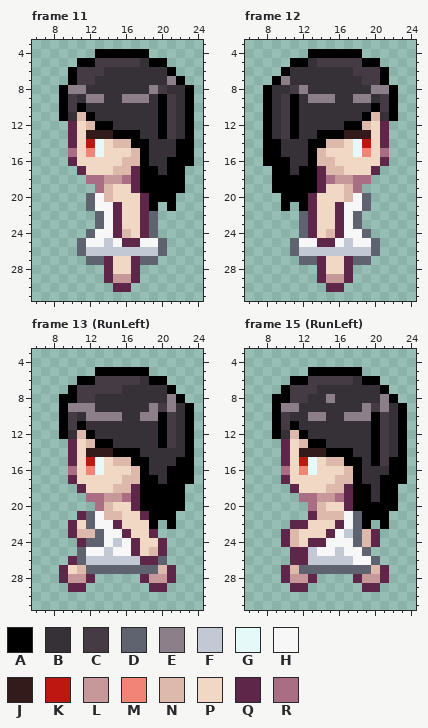
Pixel-art file -- _Data/BlackHair.aseprite. The picture above was drawn from the file before the commit.
32x32 pixels, 20 frames. Shown: frame 11: x 6..24, y 3..31; frame 12: x 6..24, y 3..31; frame 13 (RunLeft): x 6..24, y 3..31; frame 15 (RunLeft): x 6..24, y 3..31. The commit also changed other frames, which this record leaves out.
Palette (. is transparent): A #000000  B #353136  C #443b44  D #5e636f  E #8d7f8a  F #c2c9d4  G #e5f9f8  H #f7f7f7  J #341b1b  K #be1712  L #c7989a  M #f18476  N #ddb9ac  P #f0d8c5  Q #5e2749  R #a96e83
Pixels before, frame 11, first column x 9:
 4 ....AAAAAA.....
 5 ..AACCCCCBAA...
 6 .ACCCBBBBBBBA..
 7 .ACCBBBBBBBBEA.
 8 AEEBBBBBBBECBBA
 9 ACBEEBBEEEBACBA
10 ACABBBBBBBBACBA
11 ABNABBBBBBBACBA
12 .QPNAABBBBBACBA
13 .QPJJJAAABBACBA
14 .QPKGPNNAABBBAA
15 .RPMGPPPNABBBAA
16 .QPPPPPNNABBAAA
17 ..QPPPNNQAABAA.
18 ...RRLLRQAAAAA.
19 ....RNPPQAAAAA.
20 ...DHNPPPQAAA..
21 ...DHHQPPQA.A..
22 ....DHQPPQD....
23 ....DHQPPQD....
24 ...DHHQNPQD....
25 ..DHHFHQQHHD...
26 ..DFFFFFFFFD...
27 ...DDQPPQDD....
28 .....QPPQ......
29 .....QLLQ......
30 ......QQ.......
Pixels before, frame 12, first column x 8:
 4 .....AAAAAA....
 5 ...AABCCCCCAA..
 6 ..ABBBBBBBCCCA.
 7 .AEBBBBBBBBCCA.
 8 ABBCEBBBBBBBEEA
 9 ABCABEEEBBEEBCA
10 ABCABBBBBBBBACA
11 ABCABBBBBBBANBA
12 ABCABBBBBAANPQ.
13 ABCABBAAAJJJPQ.
14 AABBBAANNPGKPQ.
15 AABBBANPPPGMPR.
16 AAABBANNPPPPPQ.
17 .AABAAQNNPPPQ..
18 .AAAAAQRLLRR...
19 .AAAAAQPPNR....
20 ..AAAQPPPNHD...
21 ..A.AQPPQHHD...
22 ....DQPPQHD....
23 ....DQPPQHD....
24 ....DQPNQHHD...
25 ...DHHQQHFHHD..
26 ...DFFFFFFFFD..
27 ....DDQPPQDD...
28 ......QPPQ.....
29 ......QLLQ.....
30 .......QQ......
Pixels before, frame 13 (RunLeft), first column x 9:
 5 ....AAAAAA.....
 6 ..AACCCCCBAA...
 7 .ACCCCCBBBBBA..
 8 AACCBBBBBBBBEA.
 9 AEEEBBBBBBECEBA
10 ACBEEEEBBEEACBA
11 ACABBBBBBBBACBA
12 ABNABBBBBBBACBA
13 .QPNAABBBBBACBA
14 .QPJJJAAABBBBBA
15 .QPKGPNNAABBBAA
16 .RPMGPPPNABBAAA
17 .QPPPPPNNAABAAA
18 ..QPPPNNQAAAAA.
19 ...RRLLRQAAAAA.
20 ....RNPPQAAAAA.
21 ..QDHNNPPQAAA..
22 .QPDHHQPPPA.A..
23 .QNNDHHQPPQ....
24 ..QDDHFHQPPQ...
25 ..DHHFHHQPNQ...
26 .QDFFFFFFQQD...
27 QPNDDDDDDDDNQ..
28 QLLQ.....QLLQ..
29 .QQ.......QQ...
Pixels before, frame 15 (RunLeft), first column x 9:
 5 ....AAAAAA.....
 6 ..AACCCCCBAA...
 7 .ACCCBBBBBBBA..
 8 AACCBBEBBBBBEA.
 9 AEEBBBBBBBECEBA
10 ACBBEEBBEEEACBA
11 ACABBBBBBBBACBA
12 ABNABBBBBBBACBA
13 .QPNAABBBBBACBA
14 .QPJJJAAABBACBA
15 .QPKGPNNAABACAA
16 .RPMGPPPNABBBAA
17 .QPPPPPNNABBAAA
18 ..QPPPNNQAABAA.
19 ...RRLLRQAABAA.
20 ....RNPPQAAAAA.
21 ....QNNNHDAAA..
22 ..QQPPPQHDA.A..
23 .QNPPPQHFDNQ...
24 .QNPQQHHHDNQ...
25 ..QQFHHFHHD....
26 ..QQFFFFFHHD...
27 .QNDDDDDDDDNQ..
28 .QLLQ....QLLQ..
29 ..QQ......QQ...
And afterwards:
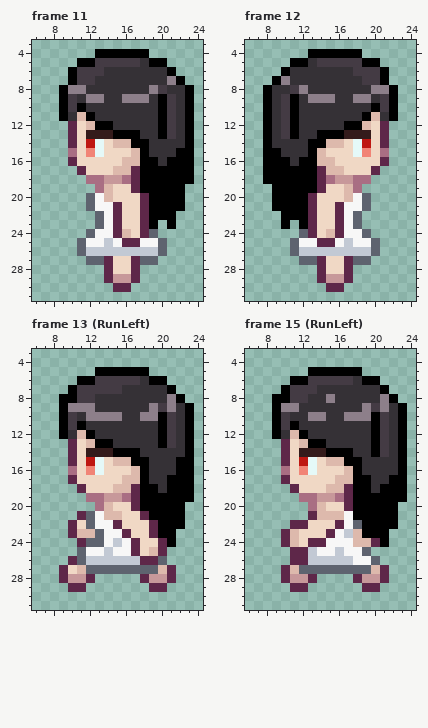
Diff:
Frame 11, layer "Layer 1":
The author put colour A in rows 17 to 18 at x 23; in row 20 at x 22; in row 21 at x 20 and 22; in row 22 at x 20 to 21; in row 23 at x 21.
Colour B becomes colour A in row 16 at x 19; in row 17 at x 20.
Colour D becomes colour A in rows 22 to 23 at x 19.
Colour A becomes colour B in row 14 at x 22.
Frame 12, layer "Layer 1":
The author put colour A in rows 17 to 18 at x 8; in row 20 at x 9; in row 21 at x 9 and 11; in row 22 at x 10 to 11; in row 23 at x 10.
Colour B becomes colour A in row 16 at x 12; in row 17 at x 11.
Colour D becomes colour A in rows 22 to 23 at x 12.
Colour A becomes colour B in row 14 at x 9.
Frame 13 (RunLeft), layer "Layer 1":
The author put colour A in rows 18 to 19 at x 23; in row 21 at x 22; in row 22 at x 20 and 22; in row 23 at x 20 to 21; in row 24 at x 21.
Colour A becomes colour B in row 16 at x 21; in row 17 at x 19; in row 18 at x 20.
Colour A becomes colour Q in row 22 at x 19.
Frame 15 (RunLeft), layer "Layer 1":
The author put colour A in rows 18 to 19 at x 23; in row 21 at x 22; in row 22 at x 20 and 22; in rows 23 to 24 at x 21.
Colour B becomes colour A in row 17 at x 19; in row 19 at x 20.
Colour D becomes colour A in row 21 at x 18.
Colour N becomes colour A in row 23 at x 19.
Colour Q becomes colour A in row 23 at x 20.
Colour A becomes colour B in row 15 at x 20 and 22; in row 16 at x 22; in row 17 at x 21.
Colour C becomes colour B in row 15 at x 21.
Colour D becomes colour N in rows 23 to 24 at x 18.
Changed places in both pictures, as pixel boxes (x1, y1, x2, y2):
changed: (149, 139, 194, 229)
changed: (263, 139, 308, 229)
changed: (149, 466, 194, 547)
changed: (353, 457, 407, 547)
